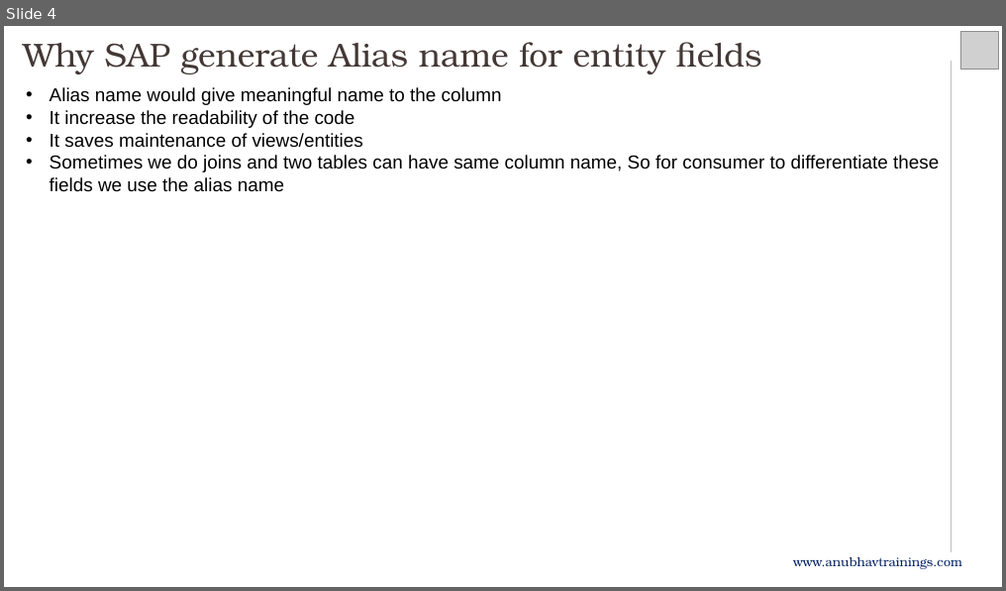
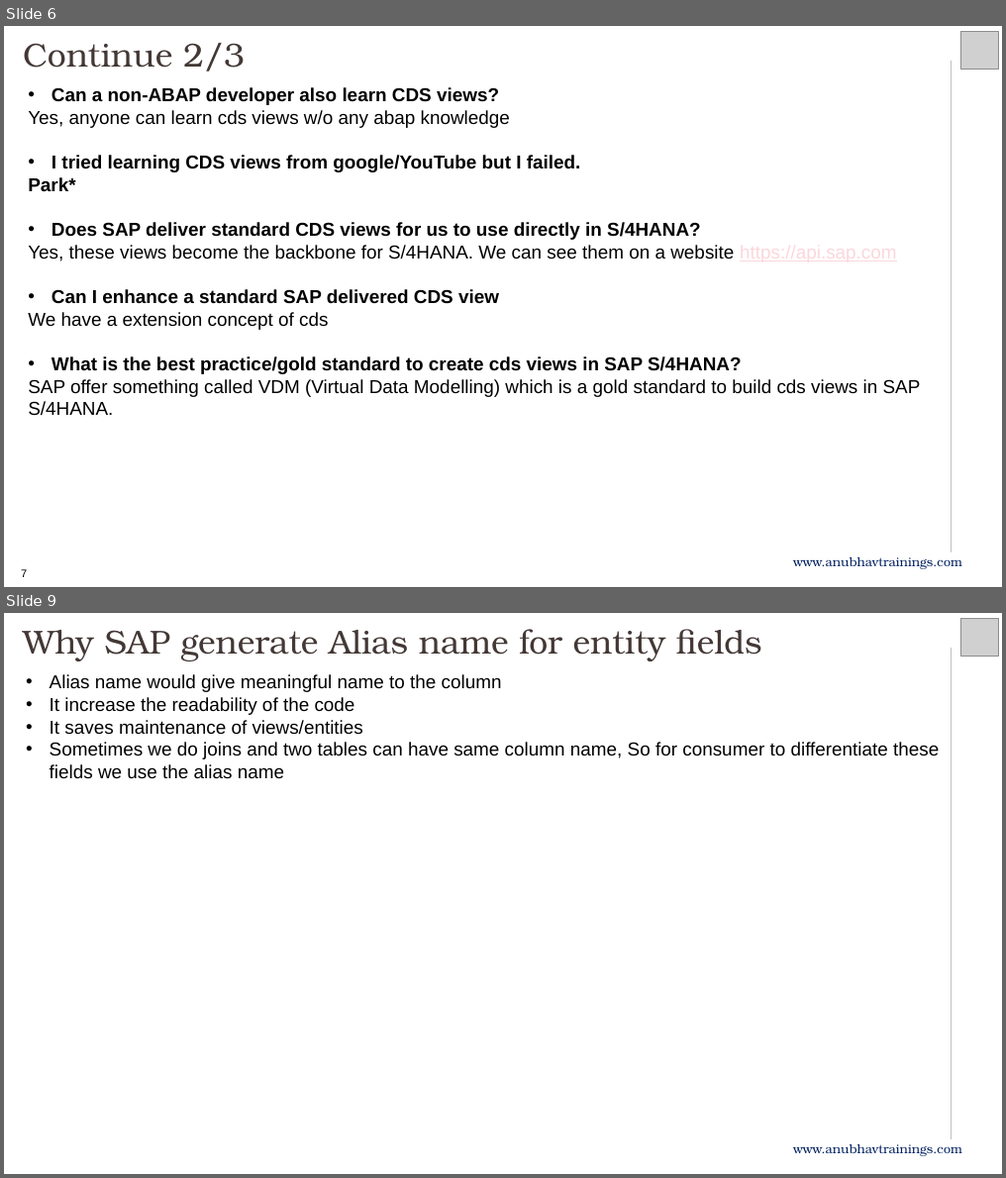
Before and after one commit to soyuztechnologies/HPE_Corporate_Training_CAP_RAP, a slide deck: Day 18/Day 18 -BTP Architect.pptx. Shown one above the other, each under a label of ours: slide 4 before the commit, slides 6 and 9 after it; the slides between them are not shown. The pictures are 1006x591 and 1006x1178 pixels, drawn with LibreOffice and Linux fonts; fonts in the diff are those of the drawing; grey boxes stand for pictures. Boxes give left, top, right and bottom in pixels: in the first picture for what was removed or moved away, otherwise in the second. Text is boxed around its words. In the diff, an @@ line names an element or a change of style, - is before the commit and + after.

Commit message:
Auto bot updater Anubhav Trainings

```diff
--- a/Day 18/Day 18 -BTP Architect.pptx
+++ b/Day 18/Day 18 -BTP Architect.pptx
@@ slide 6 added at [4,26,1002,587], background #FFFFFF; not listed: 1 template element that a slide beside it also shows @@
@@ text added at [23,43,245,72], 32 pt, text #433835 @@
+Continue 2/3
@@ picture added at [961,32,999,69] @@
@@ text added at [28,87,921,416], 18 pt, text #000000, bold @@
+• Can a non-ABAP developer also learn CDS views?
+Yes, anyone can learn cds views w/o any abap knowledge
+• I tried learning CDS views from google/YouTube but I failed.
+Park*
+• Does SAP deliver standard CDS views for us to use directly in S/4HANA?
+Yes, these views become the backbone for S/4HANA. We can see them on a website https://api.sap.com
+• Can I enhance a standard SAP delivered CDS view
+We have a extension concept of cds
+• What is the best practice/gold standard to create cds views in SAP S/4HANA?
+SAP offer something called VDM (Virtual Data Modelling) which is a gold standard to build cds views in SAP S/4HANA.
@@ text added at [793,558,962,570], 12 pt, text #002060 @@
+www.anubhavtrainings.com
@@ text added at [21,570,27,577], 10.5 pt, text #000000 @@
+7
@@ what was slide 4 is now slide 9 @@
```
Also in this commit, not shown: 1 slide changed, 4 other slides added, 7 other files.
